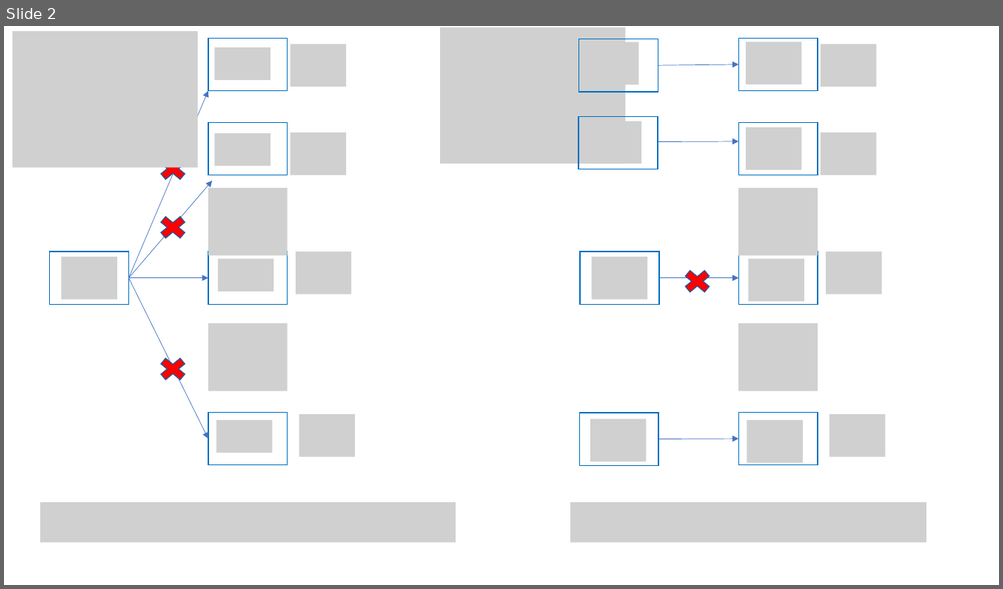
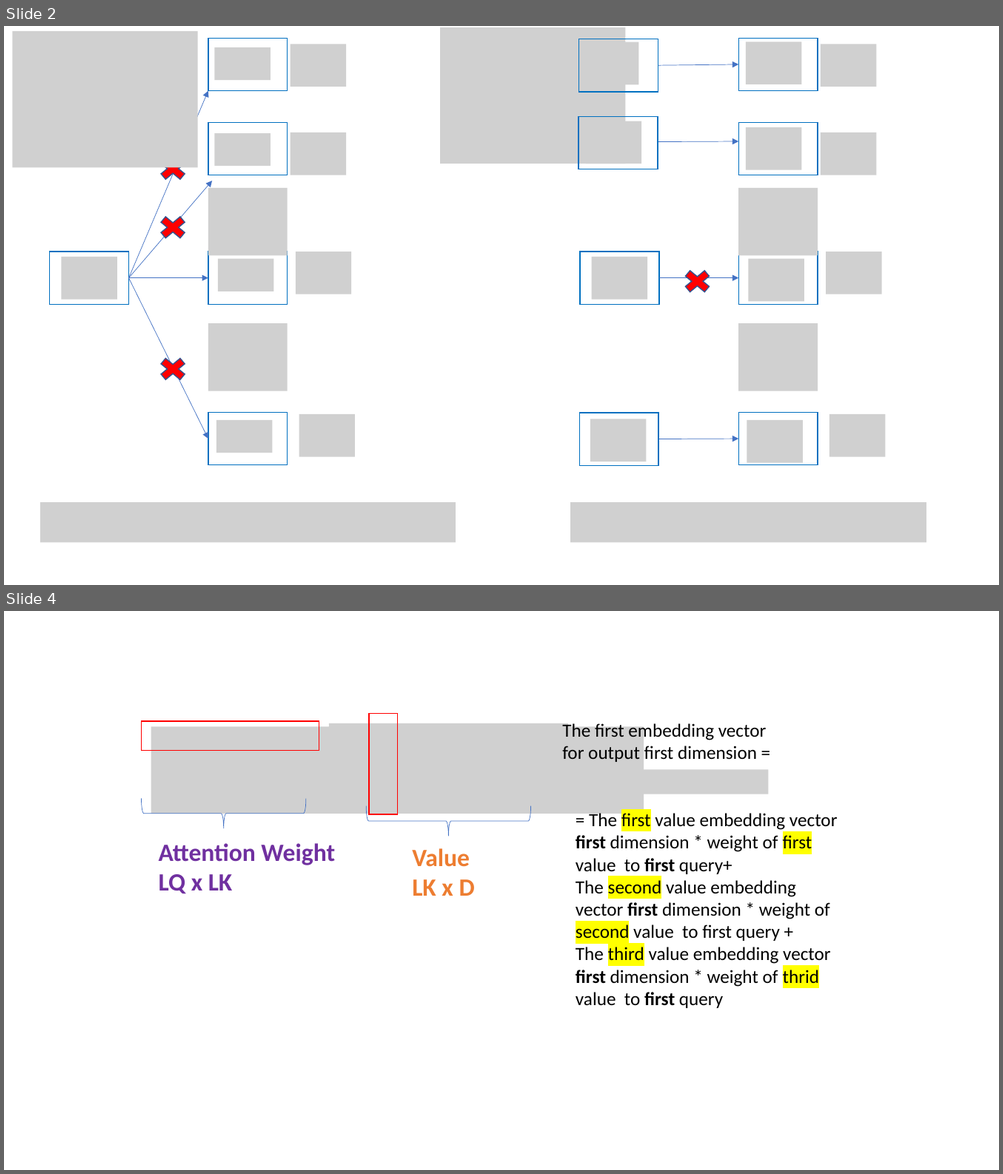
Before and after one commit to beckswu/beckswu.github.io, a slide deck: img/post/Natural-Language-Processing/course2/formula.pptx. Shown one above the other, each under a label of ours: slide 2 before the commit, slides 2 and 4 after it; the slides between them are not shown. The pictures are 1003x589 and 1003x1174 pixels, drawn with LibreOffice and Linux fonts; fonts in the diff are those of the drawing; grey boxes stand for pictures. Boxes give left, top, right and bottom in pixels: in the first picture for what was removed or moved away, otherwise in the second. Text is boxed around its words. In the diff, an @@ line names an element or a change of style, - is before the commit and + after.

```diff
--- a/img/post/Natural-Language-Processing/course2/formula.pptx
+++ b/img/post/Natural-Language-Processing/course2/formula.pptx
@@ slide 4 added at bbox=[4, 611, 999, 1170], background #FFFFFF @@
@@ rectangle added at bbox=[142, 721, 318, 751], outline #FF0000 1 pt @@
@@ rectangle added at bbox=[369, 713, 397, 815], outline #FF0000 1 pt @@
@@ picture added at bbox=[151, 726, 643, 813] @@
@@ picture added at bbox=[329, 723, 568, 798] @@
@@ text added at bbox=[562, 722, 766, 762], 18 pt, text #000000 @@
+The first embedding vector for output first dimension =
@@ picture added at bbox=[558, 770, 768, 795] @@
@@ left brace added at bbox=[141, 799, 306, 829], outline #4472C4 0.5 pt @@
@@ left brace added at bbox=[365, 806, 530, 836], outline #4472C4 0.5 pt @@
@@ text added at bbox=[575, 812, 837, 1008], 18 pt, text #000000 @@
+= The first value embedding vector first dimension * weight of first value to first query+
+The second value embedding vector first dimension * weight of second value to first query +
+The third value embedding vector first dimension * weight of thrid value to first query
@@ text added at bbox=[159, 843, 335, 894], 24 pt, text #7030A0, bold @@
+Attention Weight LQ x LK
@@ text added at bbox=[412, 849, 475, 896], 24 pt, text #ED7D31, bold @@
+Value
+LK x D
```
Also in this commit, not shown: 4 other slides added, 21 other files.
